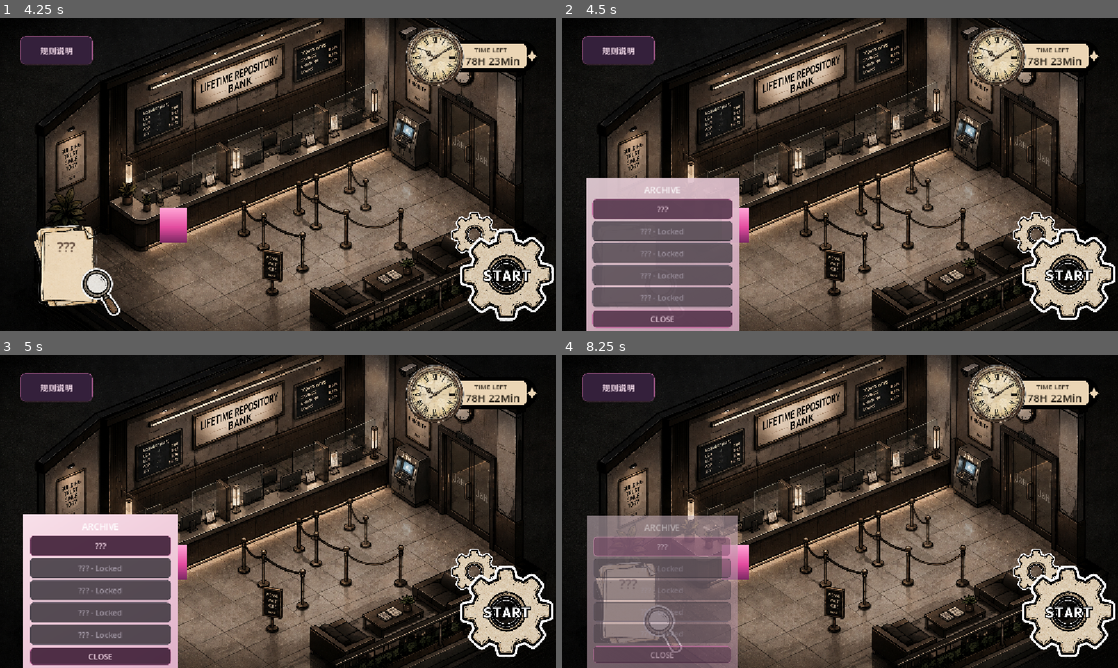
Above: before the commit, frames 1-4 (two rows, left to right).
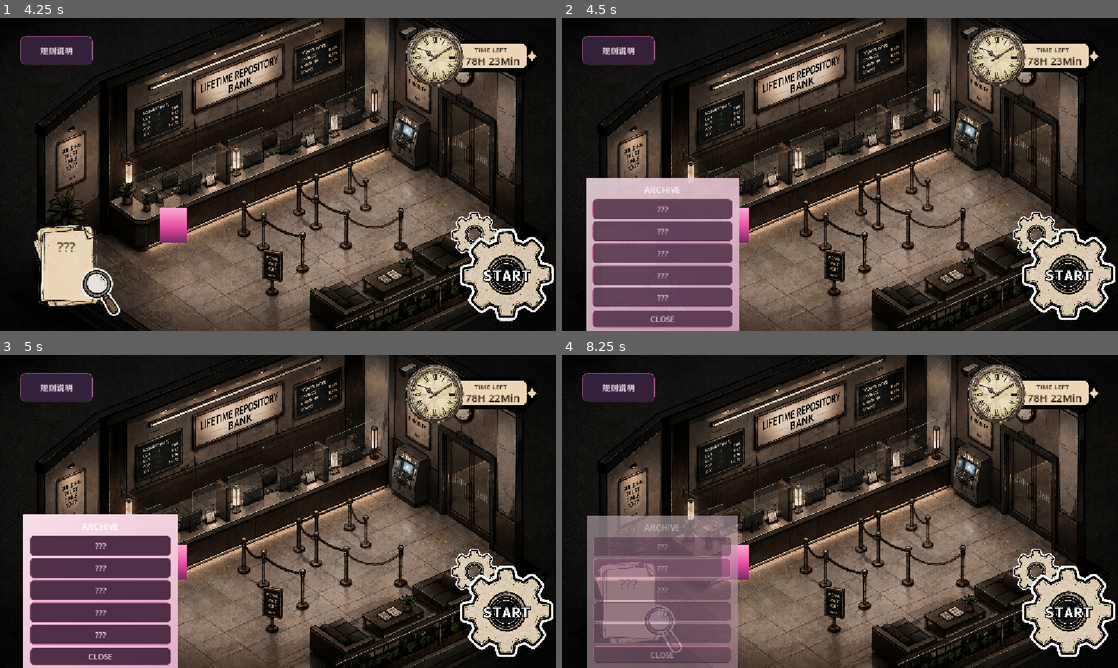
Above: after the commit, the same moments.

Repository: Zhao-hongyi88/Pink_Main_Game
Game: Godot game, scene res://scenes/main/main_menu.tscn
The game is run twice, just before and just after one commit, with the same random seed, the same clock (stepped at 60 frames per second) and the same inputs.
Inputs (mouse positions are in pixels of both pictures, inside the frame that each line leads up to):
- Up to frame 1 (4.25 s): click (500, 268) at 0.5 s; click (500, 268) at 1.25 s; click "规则说明" at 2 s; click "←" at 2.75 s; click "←" at 3.5 s
- Up to frame 2 (4.5 s): click "???" at 4.25 s
- Up to frame 3 (5 s): no input
- Up to frame 4 (8.25 s): click "???" at 5 s; click "规则说明" at 5.75 s; click "关闭" at 6.5 s; click "???" at 7.25 s; click "???" at 8 s

Frame 1 is identical in both runs. In frame 2, 0.9% of the frame differs, in the area x 5-31%, y 64-93%; in frame 3, 6.6%; in frame 4, 0.7%.

Commit message:
chore: add temporary all-NPC unlock for development

Diff:
--- a/autoload/game_state.gd
+++ b/autoload/game_state.gd
@@ -5,6 +5,10 @@
 var npc_progress: Dictionary = {}
 var selected_npc_id: StringName = &""
 var unlocked_npc_ids: Dictionary = {}
+
+# TEMP DEVELOPMENT ONLY
+# Set false before final release to restore sequential NPC unlocking.
+var debug_unlock_all_npcs: bool = true
 
 
 func has_npc_progress(npc_id: StringName) -> bool:
@@ -58,11 +62,17 @@
 
 
 func is_npc_unlocked(npc_id: StringName) -> bool:
-	return not npc_id.is_empty() and bool(unlocked_npc_ids.get(npc_id, false))
+	if npc_id.is_empty():
+		return false
+	if debug_unlock_all_npcs:
+		return true
+	return bool(unlocked_npc_ids.get(npc_id, false))
 
 
 func unlock_npc(npc_id: StringName) -> bool:
-	if npc_id.is_empty() or is_npc_unlocked(npc_id):
+	# Check only formal progress here. Debug availability must never prevent a real unlock
+	# from being recorded by advance_from_completed_progress().
+	if npc_id.is_empty() or bool(unlocked_npc_ids.get(npc_id, false)):
 		return false
 	unlocked_npc_ids[npc_id] = true
 	return true
--- a/tests/archive_system_smoke_test.gd
+++ b/tests/archive_system_smoke_test.gd
@@ -9,9 +9,14 @@
 
 
 func _ready() -> void:
+	_load_and_verify_roster()
+	await _verify_debug_access_without_progress_pollution()
+	print("ARCHIVE_SYSTEM_SMOKE_TEST: DEBUG MODE PASS")
+	GameState.debug_unlock_all_npcs = false
 	GameState.clear_runtime_state()
-	_load_and_verify_roster()
 	await _verify_archive_and_sequence_progression()
+	print("ARCHIVE_SYSTEM_SMOKE_TEST: PRODUCTION MODE PASS")
+	GameState.debug_unlock_all_npcs = true
 	print("ARCHIVE_SYSTEM_SMOKE_TEST: PASS")
 	get_tree().quit(0)
 
@@ -187,6 +192,43 @@
 	menu = await _create_main_menu()
 	assert(GameState.selected_npc_id == ordered_npc_ids[0])
 	assert(GameState.unlocked_npc_ids.size() == ordered_npc_ids.size())
+	_dispose_main_menu(menu)
+
+
+func _verify_debug_access_without_progress_pollution() -> void:
+	GameState.debug_unlock_all_npcs = true
+	GameState.clear_runtime_state()
+	var menu := await _create_main_menu()
+	var archive: Variant = menu.get_node("%ArchivePanel")
+
+	assert(GameState.unlocked_npc_ids.size() == 1)
+	assert(bool(GameState.unlocked_npc_ids.get(ordered_npc_ids[0], false)))
+	for npc_id: StringName in ordered_npc_ids:
+		assert(GameState.is_npc_unlocked(npc_id))
+		assert(not archive.get_npc_button(npc_id).disabled)
+		assert(archive.get_npc_button(npc_id).text == "???")
+
+	for npc_id: StringName in [
+		ordered_npc_ids[4],
+		ordered_npc_ids[0],
+		ordered_npc_ids[2],
+		ordered_npc_ids[1],
+		ordered_npc_ids[3],
+	]:
+		archive.get_npc_button(npc_id).pressed.emit()
+		assert(GameState.selected_npc_id == npc_id)
+		assert(archive.get_node("%SelectedNPCLabel").text == "???")
+
+	# Even while every NPC is temporarily available, formal completion still records
+	# exactly the next roster entry in unlocked_npc_ids.
+	assert(GameState.mark_memory_completed(ordered_npc_ids[0]))
+	_dispose_main_menu(menu)
+	menu = await _create_main_menu()
+	assert(GameState.unlocked_npc_ids.size() == 2)
+	assert(bool(GameState.unlocked_npc_ids.get(ordered_npc_ids[0], false)))
+	assert(bool(GameState.unlocked_npc_ids.get(ordered_npc_ids[1], false)))
+	for locked_index in range(2, ordered_npc_ids.size()):
+		assert(not bool(GameState.unlocked_npc_ids.get(ordered_npc_ids[locked_index], false)))
 	_dispose_main_menu(menu)
 
 
--- /dev/null
+++ b/tests/free_npc_selection_smoke_test.gd
@@ -0,0 +1,123 @@
+extends Node
+
+const ROSTER_PATH := "res://data/npc/npc_roster.json"
+const ROSTER_SCRIPT = preload("res://scripts/npc/npc_roster.gd")
+const MAIN_MENU_SCENE: PackedScene = preload("res://scenes/main/main_menu.tscn")
+
+var roster: RefCounted
+var ordered_npc_ids: Array[StringName] = []
+
+
+func _ready() -> void:
+	GameState.debug_unlock_all_npcs = true
+	GameState.clear_runtime_state()
+	roster = ROSTER_SCRIPT.new()
+	assert(roster.load_from_json(ROSTER_PATH), roster.get_error_message())
+	ordered_npc_ids = roster.get_ordered_npc_ids()
+	assert(ordered_npc_ids.size() == 5)
+
+	var menu := await _create_main_menu_as_current()
+	var archive: Variant = menu.get_node("%ArchivePanel")
+	assert(GameState.unlocked_npc_ids.size() == 1)
+	assert(bool(GameState.unlocked_npc_ids.get(ordered_npc_ids[0], false)))
+	for npc_id: StringName in ordered_npc_ids:
+		assert(GameState.is_npc_unlocked(npc_id))
+		assert(not archive.get_npc_button(npc_id).disabled)
+		assert(archive.get_npc_button(npc_id).text == "???")
+	archive.get_node("%ArchiveButton").pressed.emit()
+	await get_tree().create_timer(0.35).timeout
+	assert(archive.get_node("%SelectionPanel").visible)
+	await _capture_viewport("free_npc_archive_all_enabled.png")
+	archive.get_node("%CloseButton").pressed.emit()
+	await get_tree().create_timer(0.3).timeout
+
+	var selection_order: Array[StringName] = ordered_npc_ids.duplicate()
+	for npc_id: StringName in selection_order:
+		menu = get_tree().current_scene as Control
+		archive = menu.get_node("%ArchivePanel")
+		archive.get_npc_button(npc_id).pressed.emit()
+		assert(GameState.selected_npc_id == npc_id)
+		assert(archive.get_node("%SelectedNPCLabel").text == "???")
+		menu.get_node("%StartButton").pressed.emit()
+		await _wait_for_scene(&"NPCBase")
+		var npc := get_tree().current_scene as NPCBase
+		assert(npc != null)
+		assert(npc.npc_id == npc_id)
+		assert(npc.npc_data_path == roster.get_data_path(npc_id))
+		await _capture_viewport("free_npc_%s.png" % String(npc_id))
+		npc.get_node("%ExitButton").pressed.emit()
+		await _wait_for_scene(&"MainMenu")
+
+	_assert_independent_progress()
+	assert(GameState.unlocked_npc_ids.size() == 1)
+	assert(bool(GameState.unlocked_npc_ids.get(ordered_npc_ids[0], false)))
+	GameState.debug_unlock_all_npcs = true
+	print("FREE_NPC_SELECTION_SMOKE_TEST: PASS")
+	get_tree().quit(0)
+
+
+func _assert_independent_progress() -> void:
+	var progress_by_id: Dictionary = {}
+	for index in ordered_npc_ids.size():
+		var npc_id: StringName = ordered_npc_ids[index]
+		var progress := GameState.get_or_create_npc_progress(npc_id)
+		assert(progress != null)
+		progress.current_dialogue_index = index
+		progress.unlocked_keys["debug_progress_%d" % index] = true
+		progress.revealed_note_keys = ["debug_note_%d" % index]
+		progress_by_id[npc_id] = progress
+
+	for index in ordered_npc_ids.size():
+		var npc_id: StringName = ordered_npc_ids[index]
+		assert(GameState.select_npc(npc_id))
+		var progress := GameState.get_npc_progress(npc_id)
+		assert(progress == progress_by_id[npc_id])
+		assert(progress.current_dialogue_index == index)
+		assert(bool(progress.unlocked_keys.get("debug_progress_%d" % index, false)))
+		assert(progress.revealed_note_keys == ["debug_note_%d" % index])
+		for other_index in ordered_npc_ids.size():
+			if other_index == index:
+				continue
+			var other_id: StringName = ordered_npc_ids[other_index]
+			var other_progress := GameState.get_npc_progress(other_id)
+			assert(other_progress == progress_by_id[other_id])
+			assert(other_progress.current_dialogue_index == other_index)
+
+
+func _create_main_menu_as_current() -> Control:
+	var menu := MAIN_MENU_SCENE.instantiate() as Control
+	assert(menu != null)
+	get_tree().root.add_child.call_deferred(menu)
+	await get_tree().process_frame
+	get_tree().current_scene = menu
+	await get_tree().process_frame
+	return menu
+
+
+func _capture_viewport(file_name: String) -> void:
+	if DisplayServer.get_name() == "headless":
+		return
+	await get_tree().process_frame
+	await RenderingServer.frame_post_draw
+	var image := get_viewport().get_texture().get_image()
+	assert(image != null and not image.is_empty())
+	var capture_dir := OS.get_environment("FREE_NPC_CAPTURE_DIR").strip_edges()
+	var output_path := "user://%s" % file_name
+	if not capture_dir.is_empty():
+		output_path = capture_dir.path_join(file_name)
+	assert(image.save_png(output_path) == OK)
+	print("FREE_NPC_CAPTURE: %s" % output_path)
+
+
+func _wait_for_scene(expected_scene_name: StringName) -> void:
+	var timeout_at := Time.get_ticks_msec() + 10000
+	while Time.get_ticks_msec() < timeout_at:
+		var current_scene := get_tree().current_scene
+		if (
+			current_scene != null
+			and current_scene.name == expected_scene_name
+			and not SceneRouter.is_transitioning()
+		):
+			return
+		await get_tree().process_frame
+	assert(false, "Expected scene did not become active: %s" % expected_scene_name)
--- /dev/null
+++ b/tests/free_npc_selection_smoke_test.tscn
@@ -0,0 +1,6 @@
+[gd_scene load_steps=2 format=3]
+
+[ext_resource type="Script" path="res://tests/free_npc_selection_smoke_test.gd" id="1_script"]
+
+[node name="FreeNPCSelectionSmokeTest" type="Node"]
+script = ExtResource("1_script")
--- a/tests/main_menu_smoke_test.gd
+++ b/tests/main_menu_smoke_test.gd
@@ -24,11 +24,13 @@
 		assert(npc_base.npc_data_path == expected_data_path)
 		assert(npc_base.npc_data.source_path == expected_data_path)
 		assert(npc_base.npc_data.npc_id == expected_npc_id)
+		GameState.debug_unlock_all_npcs = true
 		print("MAIN_MENU_SMOKE_TEST: PASS")
 		get_tree().quit(0)
 
 
 func _ready() -> void:
+	GameState.debug_unlock_all_npcs = false
 	GameState.clear_runtime_state()
 	assert(ResourceLoader.exists(SceneRouter.ROUTES[&"lobby"]))
 	assert(SceneRouter.ROUTES[&"npc_base"] == "res://scenes/npc/npc_base.tscn")
--- a/tests/ryan_loan_stage_smoke_test.gd
+++ b/tests/ryan_loan_stage_smoke_test.gd
@@ -98,6 +98,7 @@
 		assert(progress.memory_completed)
 		assert(GameState.is_npc_unlocked(&"npc_li_lei"))
 
+		GameState.debug_unlock_all_npcs = true
 		print("RYAN_LOAN_STAGE_SMOKE_TEST: PASS")
 		get_tree().quit(0)
 
@@ -127,6 +128,7 @@
 
 
 func _ready() -> void:
+	GameState.debug_unlock_all_npcs = false
 	GameState.clear_runtime_state()
 	var raw_json := FileAccess.get_file_as_string(NPC_DATA_PATH)
 	for forbidden_text in [
Not shown, added: tests/free_npc_selection_smoke_test.gd.uid
